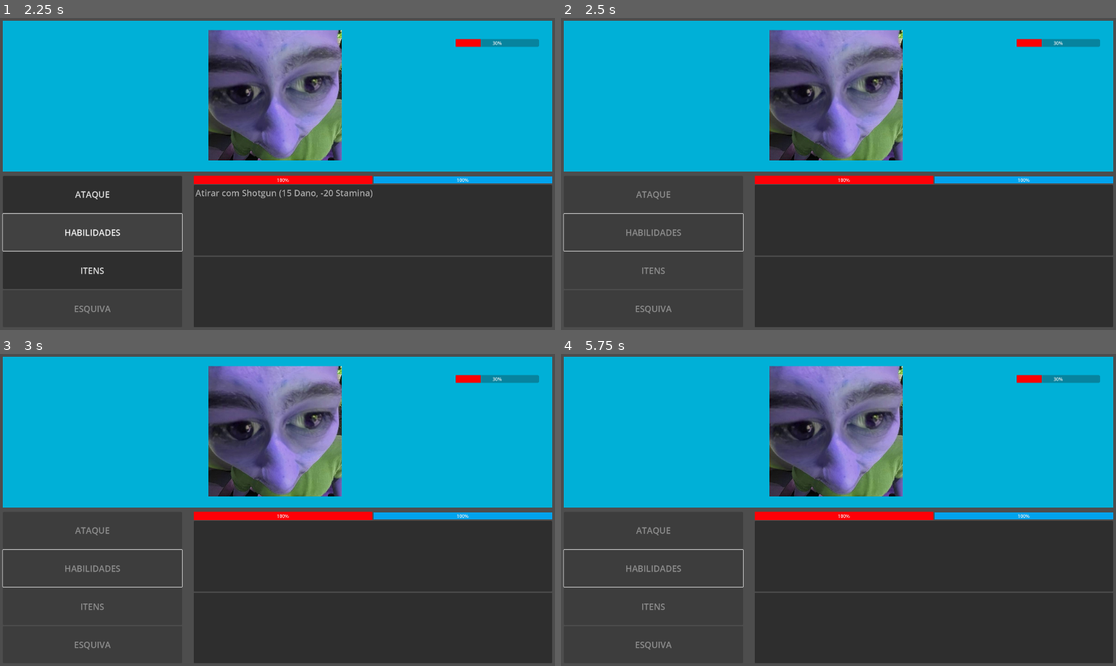
Above: before the commit, frames 1-4 (two rows, left to right).
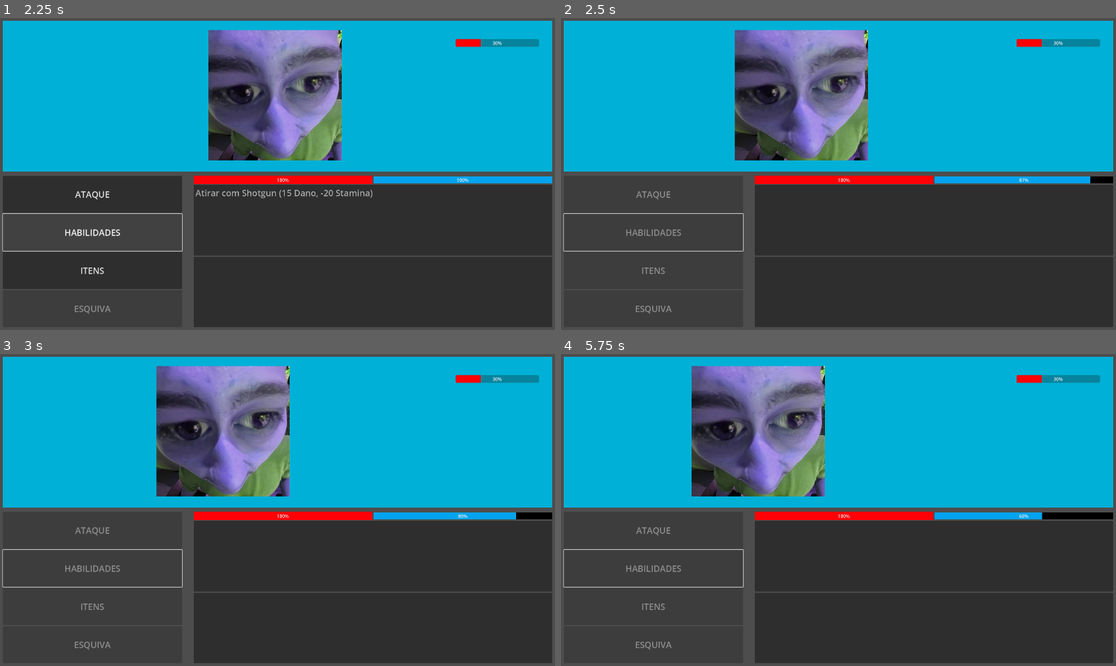
Above: after the commit, the same moments.

Repository: victor-inacio/Prototype-Macro-02
Game: Godot game, scene res://UI.tscn
The game is run twice, just before and just after one commit, with the same random seed, the same clock (stepped at 60 frames per second) and the same inputs.
Inputs (mouse positions are in pixels of both pictures, inside the frame that each line leads up to):
- Up to frame 1 (2.25 s): tap Enter at 0.5 s; move the mouse to (399, 158) at 0.52 s; click "ATAQUE" at 1.25 s; click "HABILIDADES" at 2 s
- Up to frame 2 (2.5 s): no input
- Up to frame 3 (3 s): move the mouse to (166, 525) at 2.77 s
- Up to frame 4 (5.75 s): click (655, 606) at 3.5 s, where only the run after the commit has a clickable "ITENS"; click (655, 531) at 4.25 s, where only the run after the commit has a clickable "ATAQUE"; click (655, 569) at 5 s, where only the run after the commit has a clickable "HABILIDADES"

Frame 1 is identical in both runs. In frame 2, 11% of the frame differs, in the area x 31-100%, y 3-54%; in frame 3, 13%; in frame 4, 16%, in the area x 23-100%, y 3-54%.

Commit message:
Stamina system working properly

Diff:
--- a/Action.gd
+++ b/Action.gd
@@ -2,6 +2,9 @@
 
 @export
 var name: String = "Item Name"
+
+@export
+var stamina_consumption: int = 0
 
 @export_range(0, 100)
 var execution_time: int = 0
--- a/Attack.tres
+++ b/Attack.tres
@@ -5,6 +5,7 @@
 [resource]
 script = ExtResource("1_36fcj")
 damage = 10
-chance_of_damage = null
+chance_of_damage = 100
 name = "Meu pau"
-execution_time = 3
+stamina_consumption = 20
+execution_time = 0
--- a/Character.gd
+++ b/Character.gd
@@ -87,11 +87,10 @@
 func has_scheduled_action() -> bool:
 	return scheduled_action != null
 
-func schedule_action(action: ActionResult, rounds_to_wait: int):
-	scheduled_action = ScheduledAction.new(action, rounds_to_wait)
+func schedule_action(action: Action, action_result: ActionResult, rounds_to_wait: int):
+	scheduled_action = ScheduledAction.new(action, action_result, rounds_to_wait)
 
 func play(action: Action, target: Character) -> ActionResult:
-
 	if (action is Item):
 		var index = 0
 		for item in items:
--- a/FightManager.gd
+++ b/FightManager.gd
@@ -37,9 +37,11 @@
 
 		if (rounds_left == 0):
 			var result = scheduled_action.action_result
+			var action = scheduled_action.action
+
 			val.scheduled_action = null
 			result.already_waited = true
-			process_action(result, val, enemy if val is Player else player)
+			process_action(action, result, val, enemy if val is Player else player)
 		else:
 			scheduled_action.increase_round()
 			_toggle_turn()
@@ -52,15 +54,17 @@
 
 
 
-func process_action(action: ActionResult, fighter: Character, target: Character):
-	if (action.isEnqueued && !action.already_waited):
-		var time = action.roundsToWait
-		fighter.schedule_action(action, time)
+func process_action(action: Action, action_result: ActionResult, fighter: Character, target: Character):
+	if (action_result.isEnqueued && !action_result.already_waited):
+		var time = action_result.roundsToWait
+		fighter.schedule_action(action, action_result, time)
 
 		_toggle_turn()
 		return
 
-	if (action is AttackResult):
+	fighter.stamina -= action.stamina_consumption
+
+	if (action_result is AttackResult):
 
 		if (target.last_action is Dodge):
 			var succeeded = target.last_action_result.success
@@ -71,7 +75,7 @@
 				return
 
 
-		var damage = action.damageGiven
+		var damage = action_result.damageGiven
 
 		var damage_increase = 0
 
@@ -83,7 +87,7 @@
 		target.life -= damage + damage_increase
 
 
-	if (action is ItemResult):
+	if (action_result is ItemResult):
 		fighter.life += action.life_increase
 		fighter.stamina += action.stamina_increase
 
@@ -114,7 +118,7 @@
 func _handle_character_play(character: Character, action: Action, action_result: ActionResult):
 	await get_tree().create_timer(1).timeout
 
-	process_action(action_result, character, enemy if character is Player else player)
+	process_action(action, action_result, character, enemy if character is Player else player)
 
 
 func _on_player_played(player: Player, action: Action, action_result: ActionResult):
--- a/ScheduledAction.gd
+++ b/ScheduledAction.gd
@@ -1,10 +1,12 @@
 class_name ScheduledAction extends Node
 
+var action: Action
 var action_result: ActionResult
 var rounds_to_wait: int = 0
 var rounds_passed: int = 0
 
-func _init(action_result: ActionResult, rounds_to_wait: int):
+func _init(action: Action, action_result: ActionResult, rounds_to_wait: int):
+	self.action = action
 	self.action_result = action_result
 	self.rounds_to_wait = rounds_to_wait
 
--- a/UI.tscn
+++ b/UI.tscn
@@ -28,6 +28,7 @@
 damage = 10
 chance_of_damage = 100
 name = "Item Name"
+stamina_consumption = 0
 execution_time = 0
 
 [sub_resource type="Theme" id="Theme_2kcyw"]
@@ -46,6 +47,7 @@
 damage_increase_type = 0
 damage_increase = 0
 name = "Item Name"
+stamina_consumption = 100
 execution_time = 0
 
 [node name="Control" type="Control" node_paths=PackedStringArray("fight_manager")]
--- a/UIManager.gd
+++ b/UIManager.gd
@@ -57,6 +57,9 @@
 	player_health_bar.max_value = player.max_life
 	player_health_bar.value = player.life
 
+	player_stamina_bar.max_value = player.max_stamina
+	player_stamina_bar.value = player.stamina
+
 	enemy_health_bar.max_value = enemy.max_life
 	enemy_health_bar.value = enemy.life
 
@@ -70,6 +73,11 @@
 	item_list.visible = true
 	mode = Character.Mode.ATTACK
 	var action = player.attacks[0]
+
+	if (player.stamina - action.stamina_consumption <= 0):
+		player.not_enough_stamina.emit()
+		return
+
 	player.play(action, fight_manager.enemy)
 
 
@@ -118,6 +126,9 @@
 
 	var action = showing_actions[index]
 
+	if (player.stamina - action.stamina_consumption <= 0):
+		player.not_enough_stamina.emit()
+		return
 	player.play(action, enemy)
 
 
